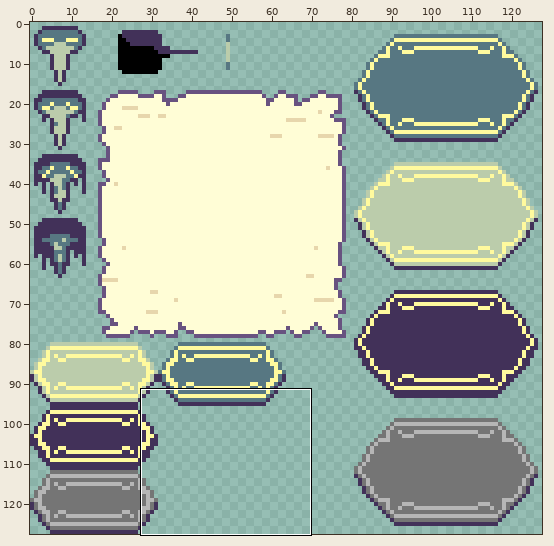
Edited in one commit: pixel-art file (GGJ2026/Assets/Game/UI/Health_Bar.aseprite). Above, an overview of the earlier version with the close-up marked.
Close-up. Before the commit:
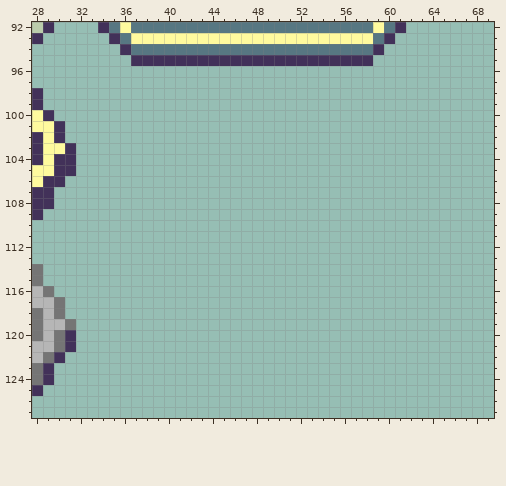
128x128 pixels, 1 frame. Shown: x 28..69, y 92..127.
New version:
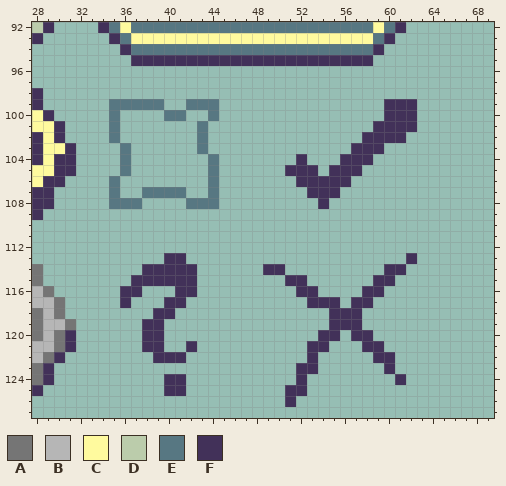
Palette (. is transparent): A #757575  B #b6b6b6  C #fffa9e  D #bbccab  E #577782  F #423159
Log entry: Add Checkbox Icons
Change:
--- layers "Front", "Bar"
@@ x 28..69 @@
  98 F.........................................
- 99 F.........................................
-100 CF........................................
-101 CCF.......................................
-102 FCF.......................................
-103 FCCF......................................
-104 FCFF......................................
-105 CCFF......................................
-106 CFF.......................................
-107 FF........................................
-108 FF........................................
+ 99 F......EEEEE..EEE...............FFF.......
+100 CF.....E....EE..E...............FFF.......
+101 CCF....E.......E...............FFFF.......
+102 FCF....E.......E..............FFFF........
+103 FCCF....E......E.............FFF..........
+104 FCFF....E.......E.......F...FFF...........
+105 CCFF....E.......E......FFF.FFF............
+106 CFF....E........E.......FFFFF.............
+107 FF.....E..EEEE..E........FFF..............
+108 FF.....EEE....EEE.........F...............
 109 F.........................................
@@ x 28..69 @@
 112 ..........................................
-113 ..........................................
-114 A.........................................
-115 A.........................................
-116 BA........................................
-117 BBA.......................................
-118 ABA.......................................
-119 ABBA......................................
-120 ABAF......................................
-121 BBAF......................................
-122 BAF.......................................
-123 AF........................................
-124 AF........................................
-125 F.........................................
-126 ..........................................
+113 ............FF....................F.......
+114 A.........FFFFF......FF.........FF........
+115 A........FFFFFF........FF......FF.........
+116 BA......FF...FF.........FF....FF..........
+117 BBA.....F...FF...........FFF.FF...........
+118 ABA........FF..............FFF............
+119 ABBA......FF...............FFF............
+120 ABAF......FF..............FF.FF...........
+121 BBAF......FF..F..........FF...FF..........
+122 BAF........FFF...........F.....FF.........
+123 AF......................FF......F.........
+124 AF..........FF..........F........F........
+125 F...........FF.........FF.................
+126 .......................F..................
 127 ..........................................
Where, in picture pixels (left, top, right, bottom), the same in both close-ups:
added: (109, 99, 219, 209)
added: (285, 99, 417, 209)
added: (120, 253, 197, 396)
added: (263, 253, 417, 407)
